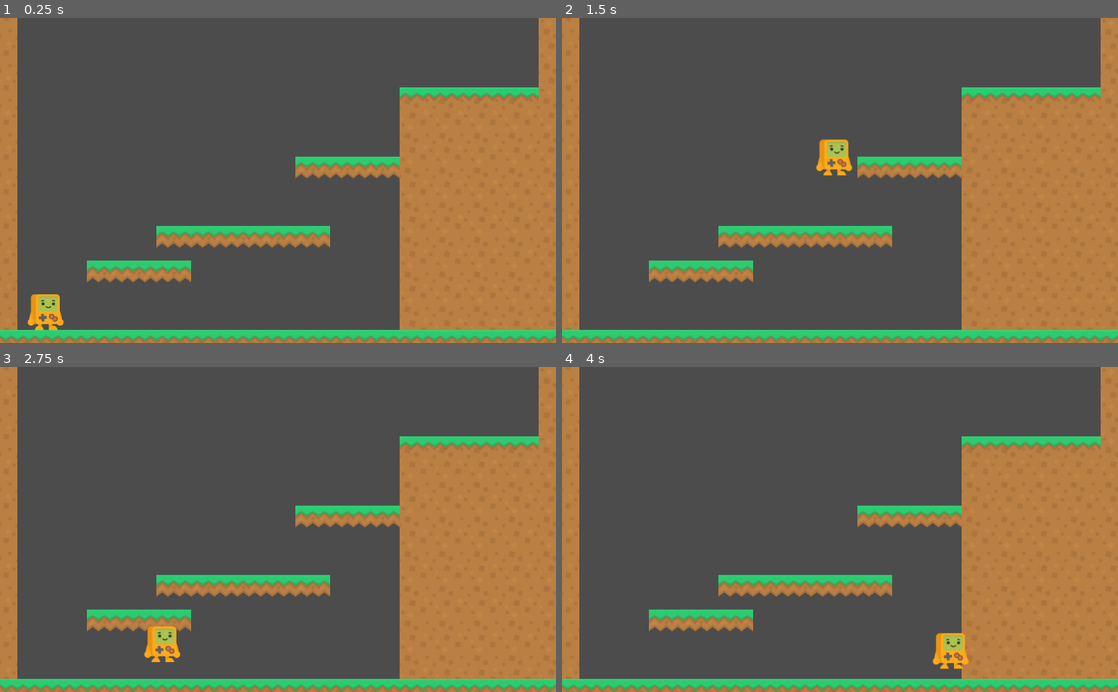
Above: before the commit, frames 1-4 (two rows, left to right).
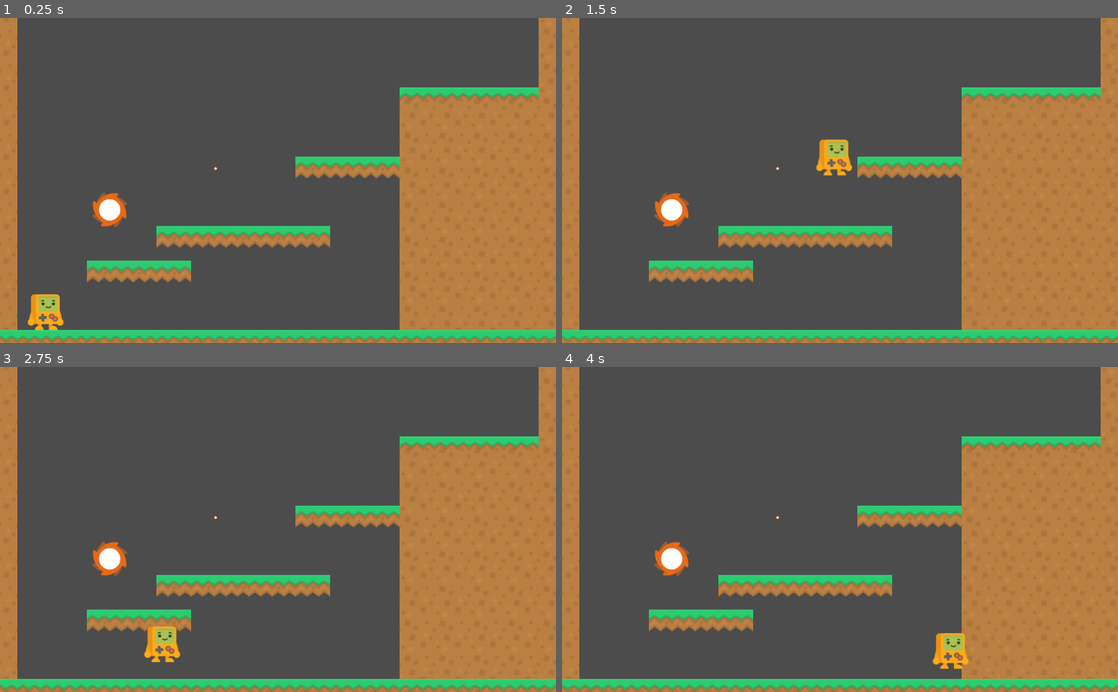
Above: after the commit, the same moments.

Repository: Norodix/GoGodot2
Game: Godot game, scene res://World.tscn
The game is run twice, just before and just after one commit, with the same random seed, the same clock (stepped at 60 frames per second) and the same inputs.
Inputs (mouse positions are in pixels of both pictures, inside the frame that each line leads up to):
- Up to frame 1 (0.25 s): no input
- Up to frame 2 (1.5 s): tap Enter at 0.5 s; move the mouse to (962, 164) at 0.52 s; hold W (jump) 0.53-1.28 s; hold Right (ui_right) from 0.53 s (still down); click (962, 164) at 0.67 s; move the mouse to (728, 196) at 1.27 s; tap W (jump) at 1.35 s
- Up to frame 3 (2.75 s): tap W (jump) at 1.52, 1.82 s; move the mouse to (333, 458) at 2.02 s; release Right (ui_right) at 2.03 s; hold Left (ui_left) from 2.03 s (still down); hold W (jump) from 2.03 s (still down)
- Up to frame 4 (4 s): move the mouse to (812, 594) at 2.77 s; release Left (ui_left) at 2.78 s; release W (jump) at 2.78 s; hold Right (ui_right) from 2.78 s (still down); tap W (jump) at 2.85, 3.02, 3.32 s; click (812, 594) at 2.92 s; move the mouse to (1006, 578) at 3.52 s; hold W (jump) from 3.53 s (still down)

The runs differ from the first frame. In frame 1, 0.5% of the frame differs, in the area x 16-40%, y 45-65%; in frame 2, 0.5%; in frame 3, 0.5%; in frame 4, 0.5%.

Commit message:
Energy nodes working POC

Diff:
--- a/EnergyStreamer/EnergyController.gd
+++ b/EnergyStreamer/EnergyController.gd
@@ -1,10 +1,12 @@
 extends Node2D
 
-var source
-var sink
+var source : Node2D
+var sink : Node2D
+var transferSpeed = 0.25
 
 # Called when the node enters the scene tree for the first time.
 func _ready():
+	$Line2D.set_as_toplevel(true)
 	pass # Replace with function body.
 
 
@@ -20,16 +22,32 @@
 func _process(delta):
 	if (source and not sink):
 		$Line2D.visible = true
-		$Line2D.points[0] = source.position
+		$Line2D.points[0] = source.global_position
 		$Line2D.points[1] = get_global_mouse_position()
 	elif (source and sink):
 		$Line2D.visible = true
-		$Line2D.points[0] = source.position
-		$Line2D.points[1] = sink.position
+		$Line2D.points[0] = source.global_position
+		$Line2D.points[1] = sink.global_position
 	else:
 		$Line2D.visible = false
 
+	transferEnergy(delta)
 	pass
+
+func transferEnergy(delta):
+	if !(source && sink):
+		return
+	if ( (source.get("E") == null) || (sink.get("E") == null) ):
+		print("NON ENERGY STORES CONNECTED")
+		return
+	#Calculate max transferable energy between the two nodes
+	var maxTransfer = min(1-sink.E, source.E)
+	var transferE = min(maxTransfer, transferSpeed*delta)
+	print("TransferE: ", transferE)
+	sink.E += transferE
+	source.E -= transferE
+
+
 
 func _unhandled_input(event):
 	if (event is InputEventMouseButton):
--- /dev/null
+++ b/EnergyStreamer/EnergyNodes/Fire.gd
@@ -0,0 +1,14 @@
+extends Area2D
+
+
+export(float, 0, 1) var E = 1 #Energy
+
+# Called when the node enters the scene tree for the first time.
+func _ready():
+	pass # Replace with function body.
+
+
+func _process(delta):
+	var s = max(E, 0.1) #Dont let it disappear
+	$Sprite.scale = Vector2(s, s)
+	pass
--- /dev/null
+++ b/EnergyStreamer/EnergyNodes/Fire.tscn
@@ -0,0 +1,21 @@
+[gd_scene load_steps=4 format=2]
+
+[ext_resource path="res://EnergyNodes/Fire.gd" type="Script" id=1]
+[ext_resource path="res://Assets/Sprites/platformPack_tilesheet.png" type="Texture" id=2]
+
+[sub_resource type="CircleShape2D" id=1]
+radius = 25.02
+
+[node name="Fire" type="Area2D"]
+collision_layer = 2
+collision_mask = 0
+script = ExtResource( 1 )
+
+[node name="CollisionShape2D" type="CollisionShape2D" parent="."]
+shape = SubResource( 1 )
+
+[node name="Sprite" type="Sprite" parent="."]
+texture = ExtResource( 2 )
+hframes = 14
+vframes = 7
+frame = 25
--- a/EnergyStreamer/Player.gd
+++ b/EnergyStreamer/Player.gd
@@ -19,9 +19,7 @@
 	acceleration = max_speed / acceleration_time
 	deceleration = max_speed / deceleration_time
 	jump_speed = - sqrt(2*gravity*jump_height) #mgh = mv^2 / 2 => v = sqrt(2*g*h)
-	print(jump_speed)
-	pass # Replace with function body.
-
+	pass
 
 func _physics_process(delta):
 	var right = Input.is_action_pressed("ui_right")
--- a/EnergyStreamer/World.tscn
+++ b/EnergyStreamer/World.tscn
@@ -1,7 +1,8 @@
-[gd_scene load_steps=8 format=2]
+[gd_scene load_steps=9 format=2]
 
 [ext_resource path="res://Assets/Sprites/platformPack_tilesheet.png" type="Texture" id=1]
 [ext_resource path="res://Player.tscn" type="PackedScene" id=2]
+[ext_resource path="res://EnergyNodes/Fire.tscn" type="PackedScene" id=3]
 
 [sub_resource type="ConvexPolygonShape2D" id=2]
 points = PoolVector2Array( 64, 64, 0, 64, 0, 0, 64, 0 )
@@ -96,3 +97,10 @@
 
 [node name="Player" parent="." instance=ExtResource( 2 )]
 position = Vector2( 84, 565 )
+
+[node name="Fire" parent="." instance=ExtResource( 3 )]
+position = Vector2( 202, 354 )
+
+[node name="Fire2" parent="." instance=ExtResource( 3 )]
+position = Vector2( 397, 278 )
+E = 0.0
Not shown, changed: TODO.md
